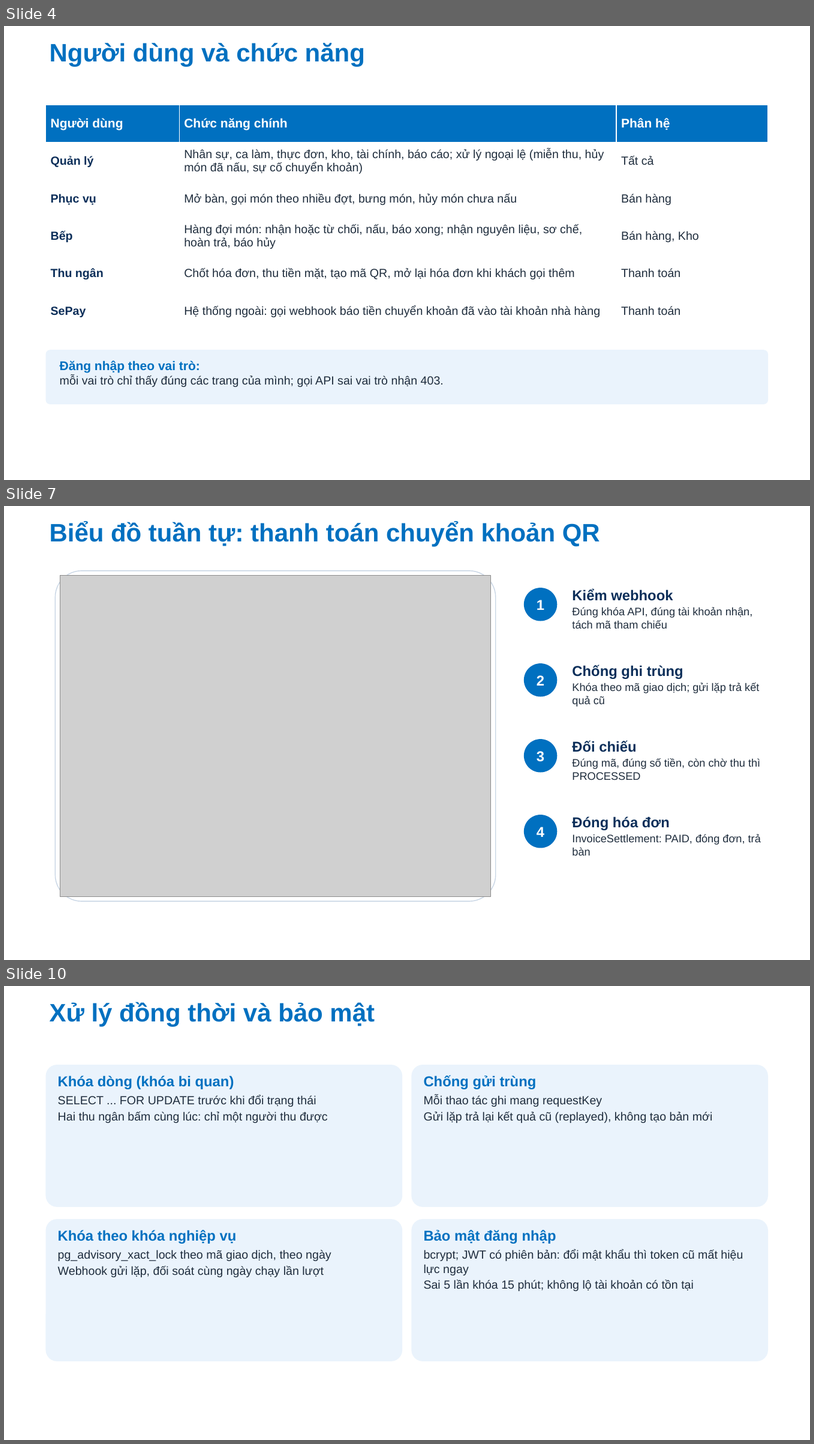
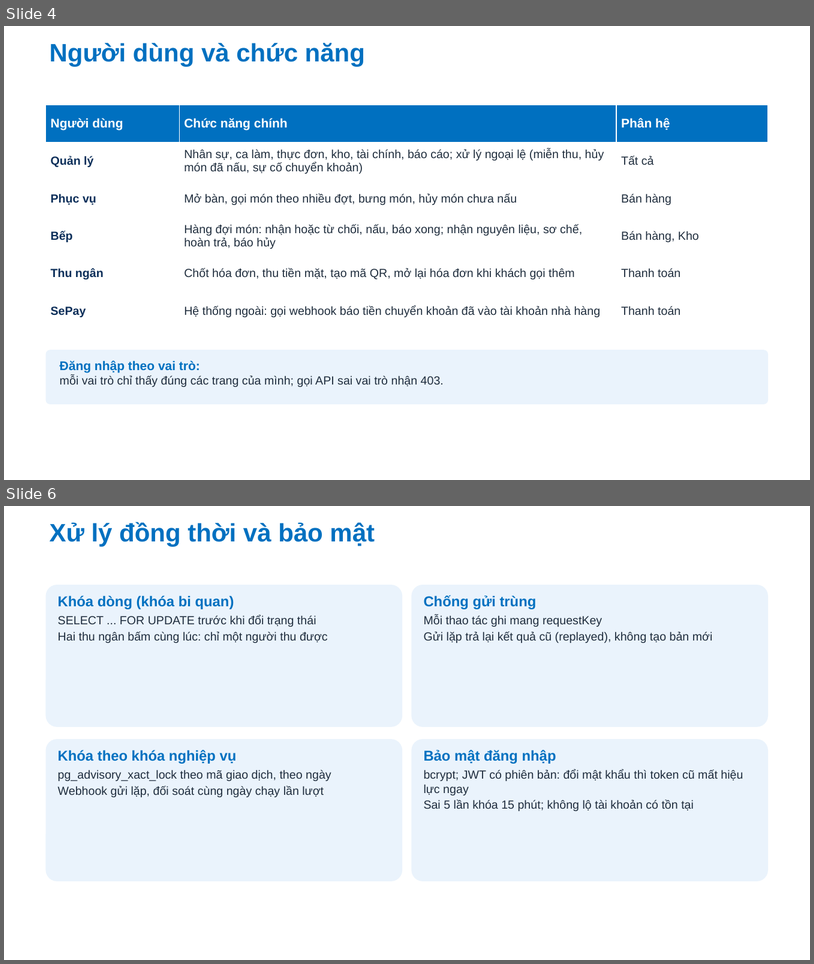
Before and after one commit to Anpham120/restaurant-management-system, a slide deck: docs/bao-cao-ltnc/Slide_LapTrinhNangCao_AtlasRestaurant.pptx. Shown one above the other, each under a label of ours: slides 4, 7 and 10 before the commit, slides 4 and 6 after it; the slides between them are not shown. The pictures are 814x1444 and 814x964 pixels, drawn with LibreOffice and Linux fonts; fonts in the diff are those of the drawing; grey boxes stand for pictures; background and template pictures are left out. Boxes give left, top, right and bottom in pixels: in the first picture for what was removed or moved away, otherwise in the second. Text is boxed around its words. In the diff, an @@ line names an element or a change of style, - is before the commit and + after.

```diff
--- a/docs/bao-cao-ltnc/Slide_LapTrinhNangCao_AtlasRestaurant.pptx
+++ b/docs/bao-cao-ltnc/Slide_LapTrinhNangCao_AtlasRestaurant.pptx
@@ slide 7 removed at (4, 506, 810, 960), background #FFFFFF @@
@@ title removed at (50, 522, 600, 547) @@
-Biểu đồ tuần tự: thanh toán chuyển khoản QR
@@ rounded rectangle removed at (56, 571, 497, 901) @@
@@ picture removed at (60, 576, 492, 896) @@
@@ ellipse removed at (524, 588, 558, 621) @@
-1
@@ text removed at (572, 589, 753, 628) @@
-Kiểm webhook
-Đúng khóa API, đúng tài khoản nhận, tách mã tham chiếu
@@ ellipse removed at (524, 663, 558, 697) @@
-2
@@ text removed at (572, 664, 759, 706) @@
-Chống ghi trùng
-Khóa theo mã giao dịch; gửi lặp trả kết quả cũ
@@ ellipse removed at (524, 739, 558, 772) @@
-3
@@ text removed at (572, 740, 761, 780) @@
-Đối chiếu
-Đúng mã, đúng số tiền, còn chờ thu thì PROCESSED
@@ ellipse removed at (524, 814, 558, 848) @@
-4
@@ text removed at (572, 816, 761, 855) @@
-Đóng hóa đơn
-InvoiceSettlement: PAID, đóng đơn, trả bàn
@@ what was slide 10 is now slide 6 @@
```
Also in this commit, not shown: 2 slides added, 5 other slides removed, 1 other file.
